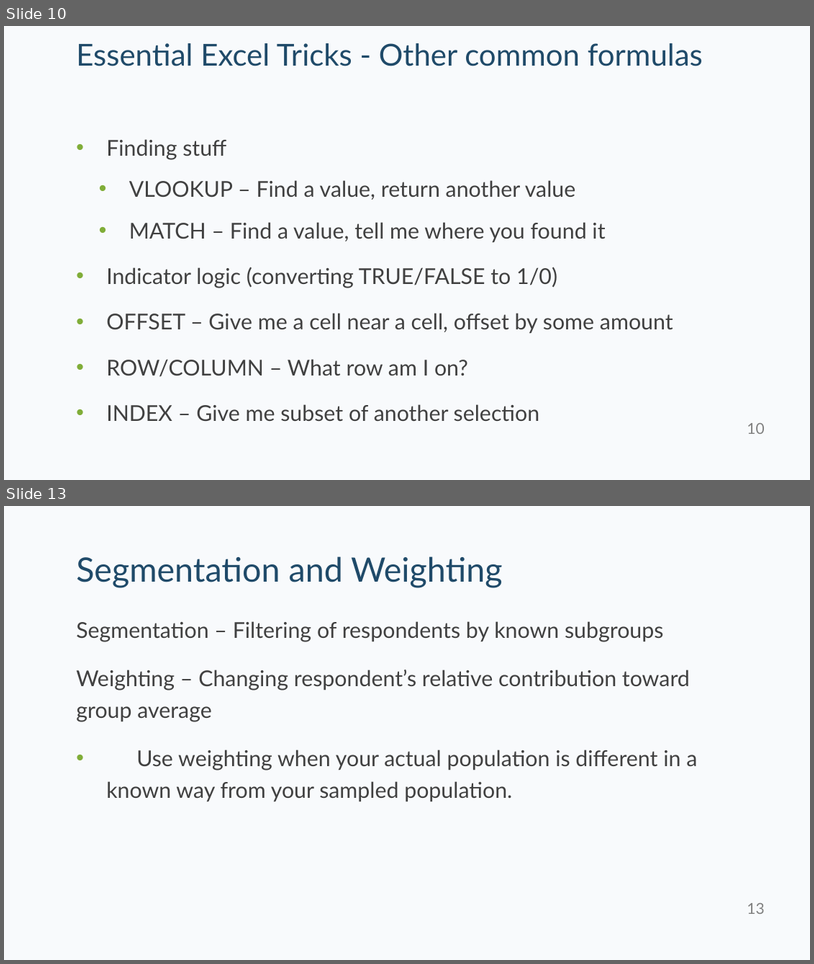
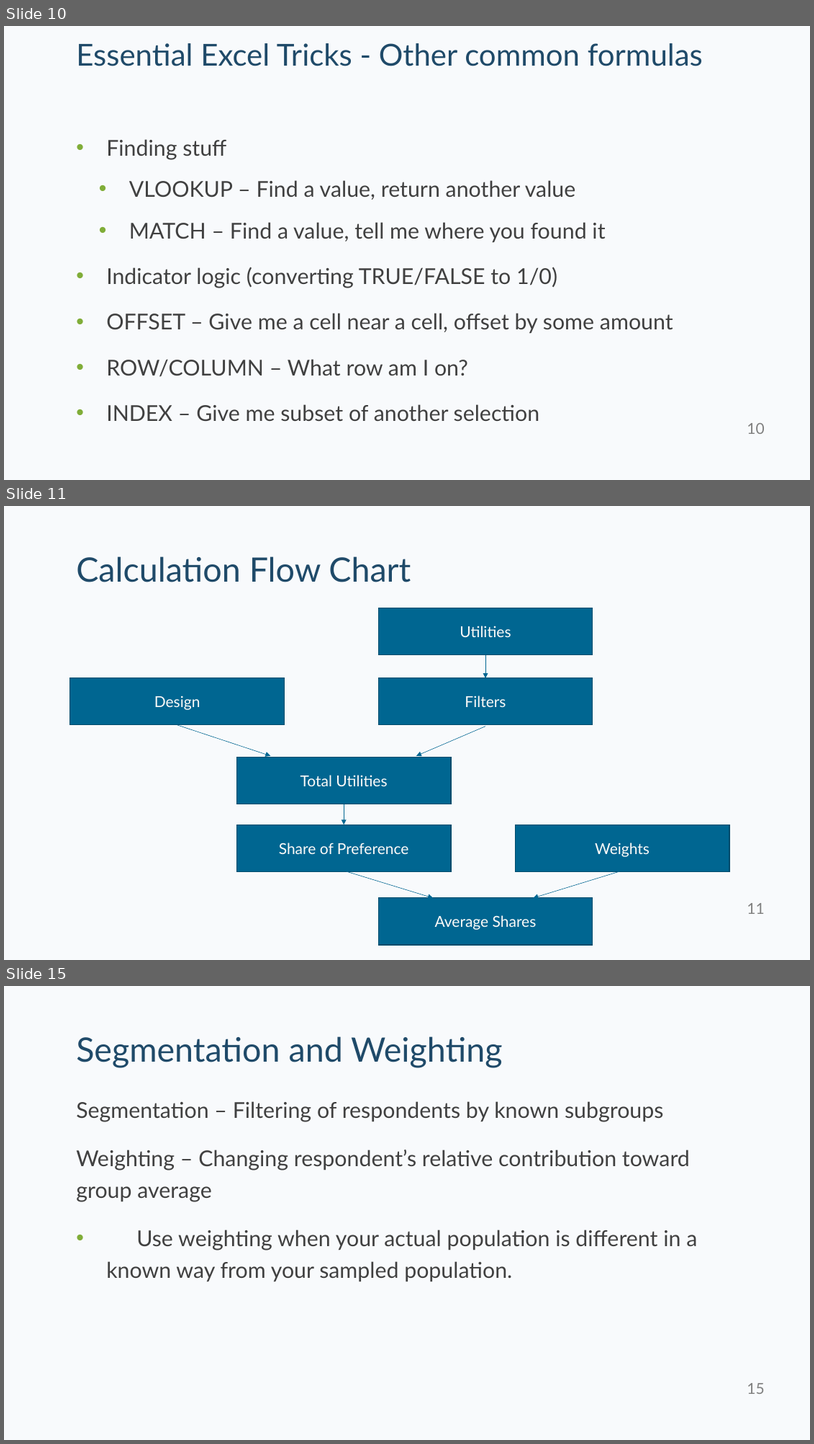
Before and after one commit to kpfairchild/ExcelSimulator, a slide deck: Excel Simulator Tips and Tricks.pptx. Shown one above the other, each under a label of ours: slides 10 and 13 before the commit, slides 10, 11 and 15 after it; the slides between them are not shown. The pictures are 814x964 and 814x1444 pixels, drawn with LibreOffice and Linux fonts; fonts in the diff are those of the drawing. Boxes give left, top, right and bottom in pixels: in the first picture for what was removed or moved away, otherwise in the second. Text is boxed around its words. In the diff, an @@ line names an element or a change of style, - is before the commit and + after.

```diff
--- a/Excel Simulator Tips and Tricks.pptx
+++ b/Excel Simulator Tips and Tricks.pptx
@@ slide 11 added at <box>4,506,810,960</box>, background #F8FAFC @@
@@ title added at <box>76,556,411,582</box>, 40 pt, text #1F4A69 @@
+Calculation Flow Chart
@@ group added at <box>70,608,730,944</box>: 7 rectangles, 6 arrows @@
+Design
+Utilities
+Filters
+Total Utilities
+Share of Preference
+Weights
+Average Shares
@@ page number added at <box>747,903,764,914</box>, 18 pt, text #808080 @@
+11
@@ what was slide 13 is now slide 15 @@
@@ page number at <box>747,1383,764,1394</box>: text changed @@
-13
+15
```
Also in this commit, not shown: 3 slides changed, 1 other slide added, 4 other files.
